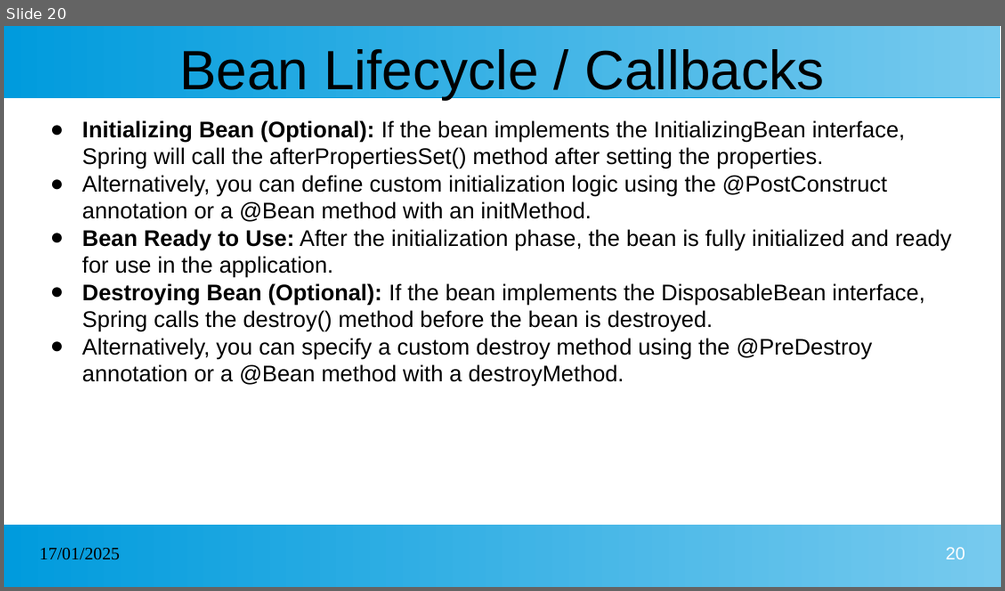
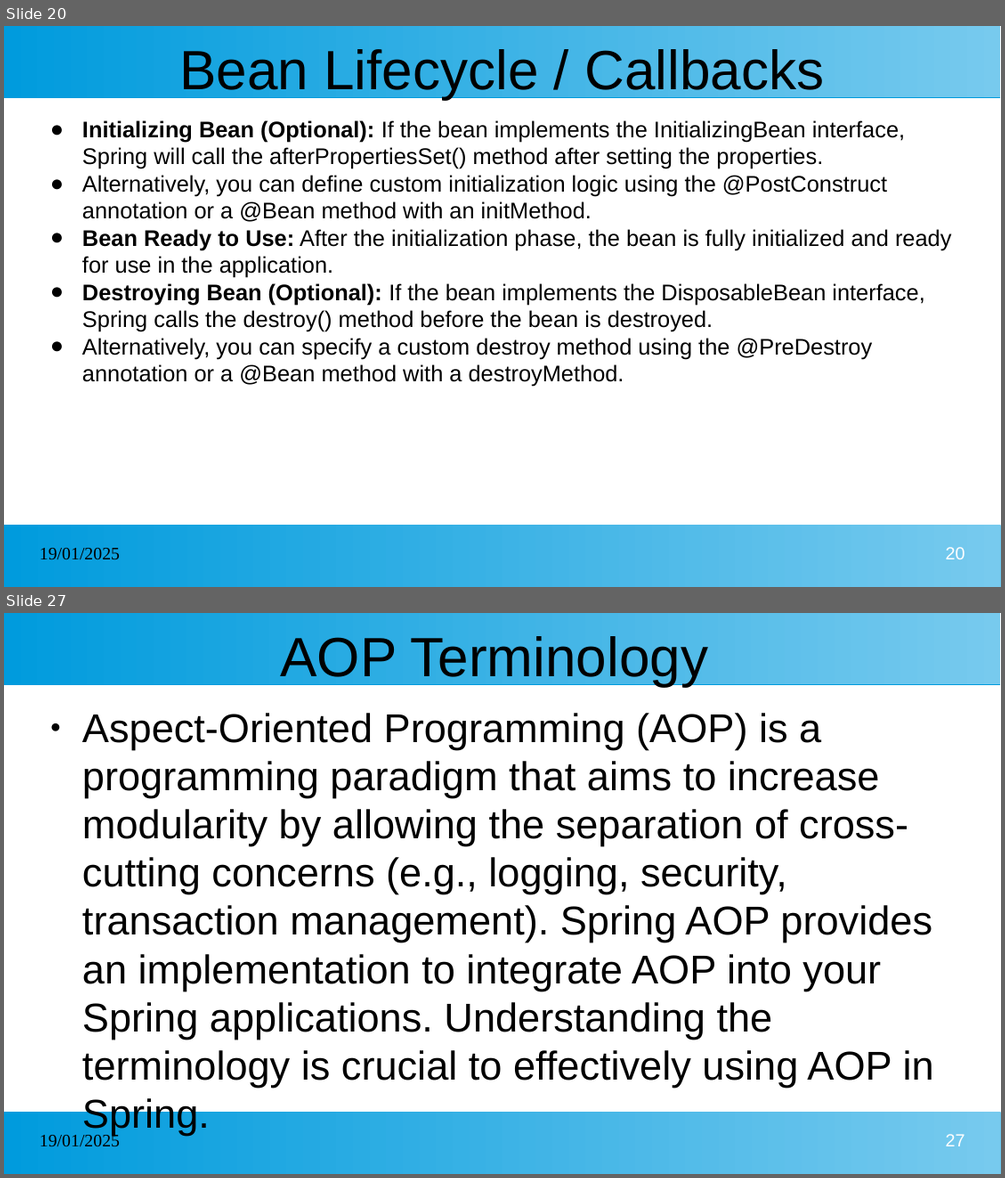
Before and after one commit to kcharankumar/MLA_Java_Arya, a slide deck: Spring.pptx. Shown one above the other, each under a label of ours: slide 20 before the commit, slides 20 and 27 after it; the slides between them are not shown. The pictures are 1005x591 and 1005x1178 pixels, drawn with LibreOffice and Linux fonts; fonts in the diff are those of the drawing. Boxes give left, top, right and bottom in pixels: in the first picture for what was removed or moved away, otherwise in the second. Text is boxed around its words. In the diff, an @@ line names an element or a change of style, - is before the commit and + after.

```diff
--- a/Spring.pptx
+++ b/Spring.pptx
@@ slide 27 added at bbox=[4, 613, 1001, 1174], background #FFFFFF; not listed: 2 template elements that a slide beside it also shows @@
@@ title added at bbox=[281, 636, 709, 686], 44 pt, text #000000 @@
+AOP Terminology
@@ text added at bbox=[82, 713, 934, 1135], 32 pt, text #000000 @@
+● Aspect-Oriented Programming (AOP) is a programming paradigm that aims to increase modularity by allowing the separation of cross-cutting concerns (e.g., logging, security, transaction management). Spring AOP provides an implementation to integrate AOP into your Spring applications. Understanding the terminology is crucial to effectively using AOP in Spring.
@@ text added at bbox=[40, 1133, 120, 1147], 14 pt, text #000000 @@
+19/01/2025
@@ page number added at bbox=[946, 1134, 965, 1146], 14 pt, text #FFFFFF @@
+27
@@ slide 20 changed as well @@
@@ text at bbox=[40, 548, 120, 560]: text changed @@
-17/01/2025
+19/01/2025
```
Also in this commit, not shown: 19 other slides changed, 44 other slides added.
